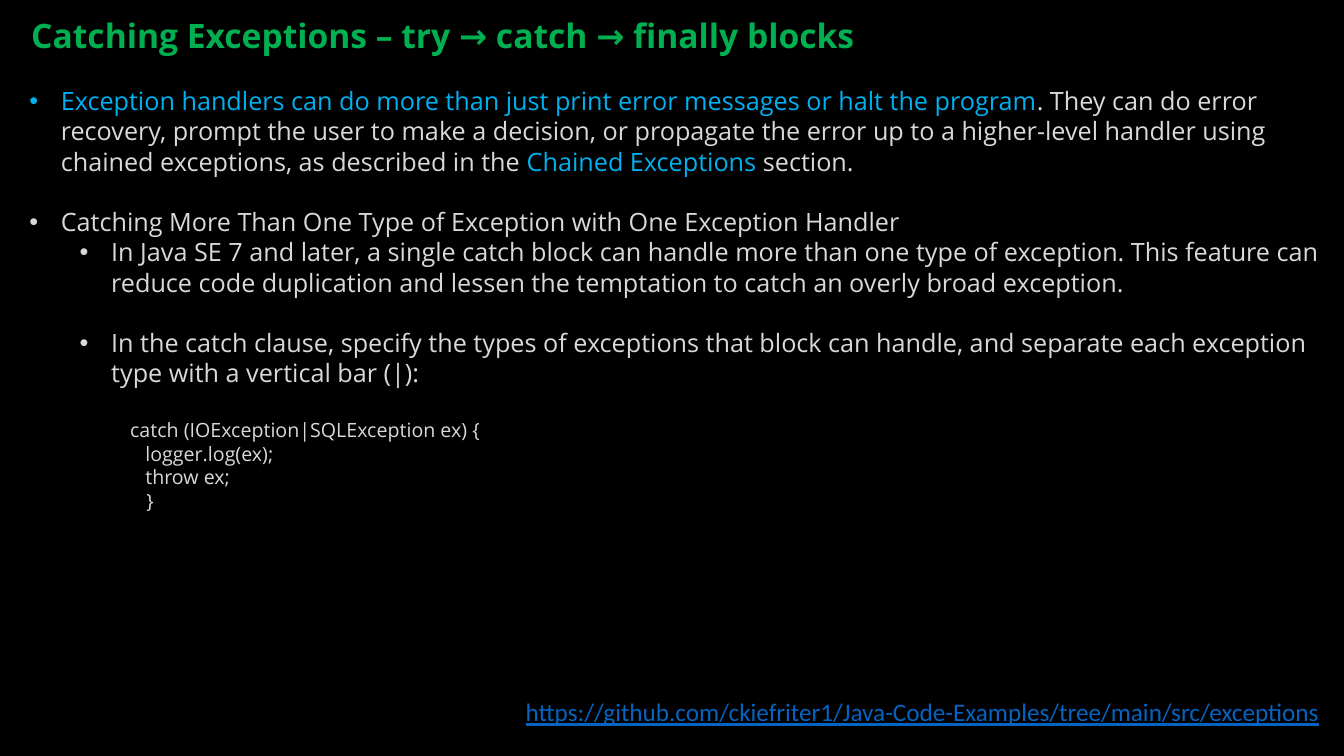
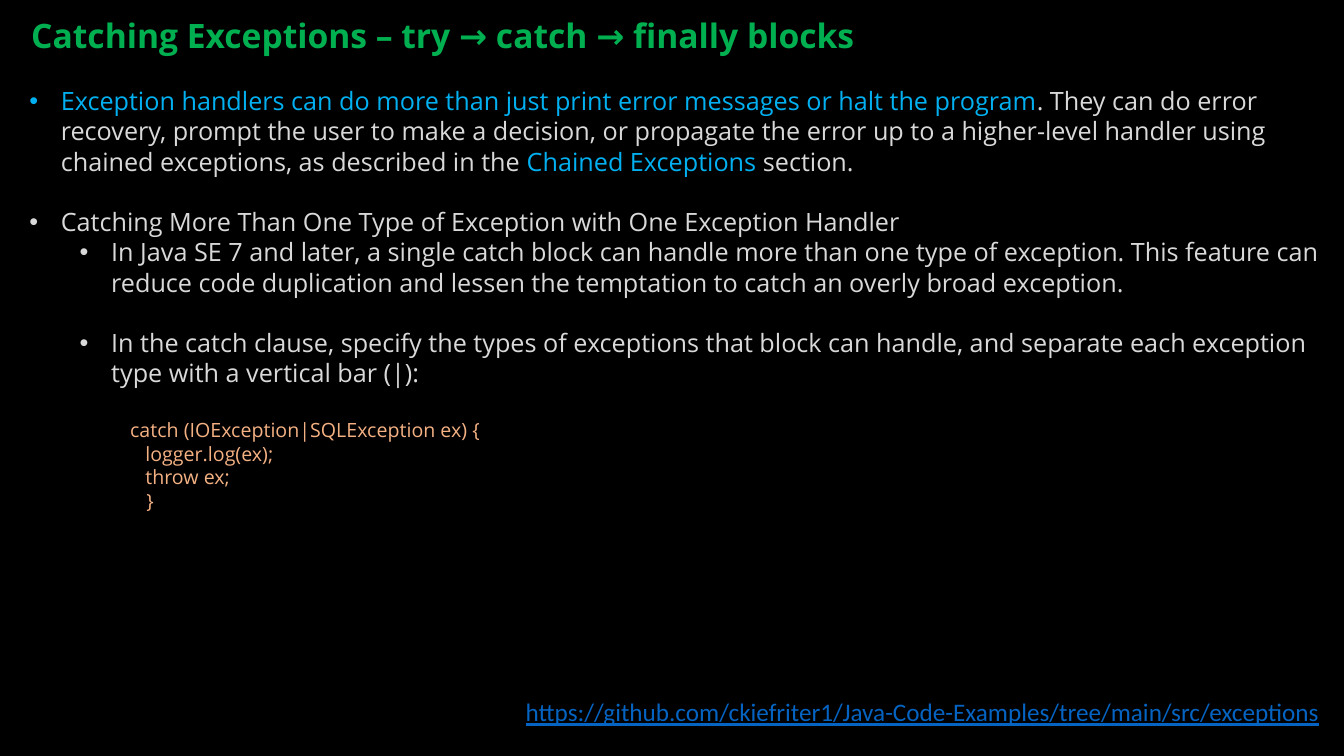
Before and after one commit to ckiefriter1/PT-BESD, a slide deck: slide 17 of Week5/BESD Week 5.pptx (slide 18 before the commit). Drawn at 1344x756 pixels with LibreOffice and Linux fonts; fonts in the diff are those of the drawing. Boxes give left, top, right and bottom in pixels: in the first picture for what was removed or moved away, otherwise in the second. Text is boxed around its words. In the diff, an @@ line names an element or a change of style, - is before the commit and + after.

```diff
--- a/Week5/BESD Week 5.pptx
+++ b/Week5/BESD Week 5.pptx
@@ text at (130,422,467,487): text colour #D9D9D9 to #F4B183 in "catch (IOException|SQLException ex) {", "logger.log(ex);", "throw ex;", "}" @@
```
Also in this commit, not shown: 6 other slides changed, 2 slides removed, 2 other files.
